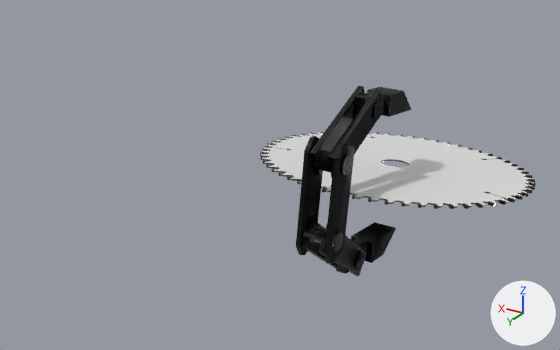
Two versions of the OBJ model assets/models/Chapper/Parts/hand.obj, one commit apart.
Both versions are drawn from a camera (50 mm lens) standing at (-0.971, 0.863, 0.613) and looking at (-0.149, -0.507, -0.072). Lighting does not change. The marker at lower right points along +X, +Y and +Z. Where no turn or scale is listed for an object, it has been applied to the vertices. Vertices at the same position are counted once.

In view in the first picture: 'Hand_a_low.001', 'Hand_a_low.002', 'Hand_a_low.003', 'Hand_a_low.004', 'Hand_a_low.011', 'Hand_a_low.012', 'Hand_a_low.013', 'Hand_a_low.014', 'Hand_a_low.016', 'Hand_a_low.017', 'Hand_a_low.018', 'Makita_circular_saw_blade.001'.
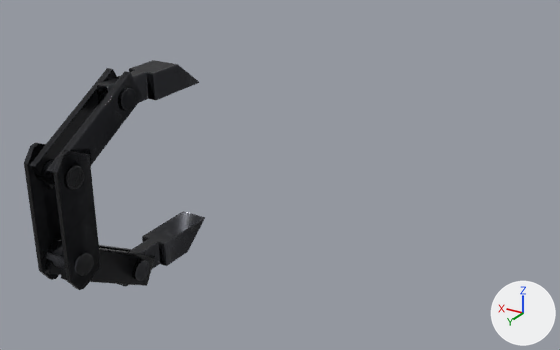
Where the change shows, as pixel boxes [x1, y1, x2, y2] in the pictures (560 x 350 px):
'Makita_circular_saw_blade.001', deleted
    before: [260, 132, 536, 209]
'Hand_a_low.016', mesh turned
    before: [296, 136, 355, 264]
    after: [24, 143, 101, 290]
'Hand_a_low.012', mesh turned
    before: [328, 88, 384, 178]
    after: [47, 71, 143, 179]
'Hand_a_low.018', mesh turned
    before: [336, 222, 396, 274]
    after: [119, 211, 205, 287]
'Hand_a_low.017', mesh turned
    before: [352, 87, 411, 119]
    after: [97, 60, 199, 103]
'Hand_a_low.011', mesh turned
    before: [310, 86, 365, 176]
    after: [29, 68, 117, 189]
'Hand_a_low.014', mesh turned
    before: [318, 226, 367, 276]
    after: [61, 248, 155, 286]
'Hand_a_low.004', mesh turned
    before: [303, 226, 343, 252]
    after: [46, 246, 94, 276]
'Hand_a_low.002', mesh turned
    before: [310, 150, 351, 176]
    after: [35, 159, 84, 190]
'Hand_a_low.013', mesh turned
    before: [301, 220, 337, 269]
    after: [44, 239, 131, 275]
'Hand_a_low.001', mesh turned
    before: [371, 101, 382, 121]
    after: [118, 88, 136, 111]
'Hand_a_low.003', mesh turned
    before: [354, 251, 365, 270]
    after: [133, 260, 149, 281]

The change in detail:
me_hand_a_low_001 has 226 vertices, 448 faces and spans x -0.3117..-0.2397, y -0.6846..-0.6416, z 0.0391..0.0821.
me_hand_a_low_001 is used by ob_hand_a_low_001; location (0.0, 0.0, 0.0).
me_hand_a_low_001 part 1: the whole mesh is turned -9 degrees about the x axis through its middle, then moved by (0.2757, 0.5026, 0.1186).
me_hand_a_low_002 has 226 vertices, 448 faces and spans x -0.3218..-0.2296, y -0.5135..-0.4705, z -0.0293..0.0136.
me_hand_a_low_002 is used by ob_hand_a_low_002; location (0.0, 0.0, 0.0).
me_hand_a_low_002 part 2: the whole mesh is turned -9 degrees about the x axis through its middle, then moved by (0.2757, 0.4897, 0.0926).
me_hand_a_low_003 has 226 vertices, 448 faces and spans x -0.3117..-0.2397, y -0.6285..-0.5855, z -0.3148..-0.2719.
me_hand_a_low_003 is used by ob_hand_a_low_003; location (0.0, 0.0, 0.0).
me_hand_a_low_003 part 3: the whole mesh is turned -9 degrees about the x axis through its middle, then moved by (0.2757, 0.4463, 0.1142).
me_hand_a_low_004 has 226 vertices, 448 faces and spans x -0.3218..-0.2296, y -0.4869..-0.444, z -0.1968..-0.1538.
me_hand_a_low_004 is used by ob_hand_a_low_004; location (0.0, 0.0, 0.0).
me_hand_a_low_004 part 4: the whole mesh is turned -9 degrees about the x axis through its middle, then moved by (0.2757, 0.4631, 0.0905).
me_hand_a_low_011 has 56 vertices, 108 faces and spans x -0.262..-0.247, y -0.711..-0.462, z -0.041..0.104.
me_hand_a_low_011 is used by ob_hand_a_low_011; location (0.0, 0.0, 0.0).
me_hand_a_low_011 part 5: the whole mesh is turned -9 degrees about the x axis through its middle, then moved by (0.276, 0.497, 0.107).
me_hand_a_low_012 has 56 vertices, 108 faces and spans x -0.304..-0.29, y -0.711..-0.462, z -0.041..0.104.
me_hand_a_low_012 is used by ob_hand_a_low_012; location (0.0, 0.0, 0.0).
me_hand_a_low_012 part 6: the whole mesh is turned -9 degrees about the x axis through its middle, then moved by (0.276, 0.497, 0.107).
me_hand_a_low_013 has 56 vertices, 108 faces and spans x -0.262..-0.247, y -0.657..-0.43, z -0.342..-0.142.
me_hand_a_low_013 is used by ob_hand_a_low_013; location (0.0, 0.0, 0.0).
me_hand_a_low_013 part 7: the whole mesh is turned -9 degrees about the x axis through its middle, then moved by (0.276, 0.454, 0.104).
me_hand_a_low_014 has 56 vertices, 108 faces and spans x -0.304..-0.29, y -0.657..-0.43, z -0.342..-0.142.
me_hand_a_low_014 is used by ob_hand_a_low_014; location (0.0, 0.0, 0.0).
me_hand_a_low_014 part 8: the whole mesh is turned -9 degrees about the x axis through its middle, then moved by (0.276, 0.454, 0.104).
me_hand_a_low_016 has 224 vertices, 440 faces and spans x -0.316..-0.236, y -0.539..-0.429, z -0.224..0.042.
me_hand_a_low_016 is used by ob_hand_a_low_016; location (0.0, 0.0, 0.0).
me_hand_a_low_016 part 9: the whole mesh is turned -9 degrees about the x axis through its middle, then moved by (0.276, 0.477, 0.092).
me_hand_a_low_017 has 112 vertices, 220 faces and spans x -0.307..-0.244, y -0.879..-0.631, z 0.002..0.095.
me_hand_a_low_017 is used by ob_hand_a_low_017; location (0.0, 0.0, 0.0).
me_hand_a_low_017 part 10: the whole mesh is turned -9 degrees about the x axis through its middle, then moved by (0.276, 0.502, 0.133).
me_hand_a_low_018 has 112 vertices, 220 faces and spans x -0.307..-0.244, y -0.83..-0.574, z -0.347..-0.266.
me_hand_a_low_018 is used by ob_hand_a_low_018; location (0.0, 0.0, 0.0).
me_hand_a_low_018 part 11: the whole mesh is turned -9 degrees about the x axis through its middle, then moved by (0.276, 0.445, 0.129).
Object 'Makita_circular_saw_blade.001' (ob_makita_circular_saw_blade_001) is deleted.
